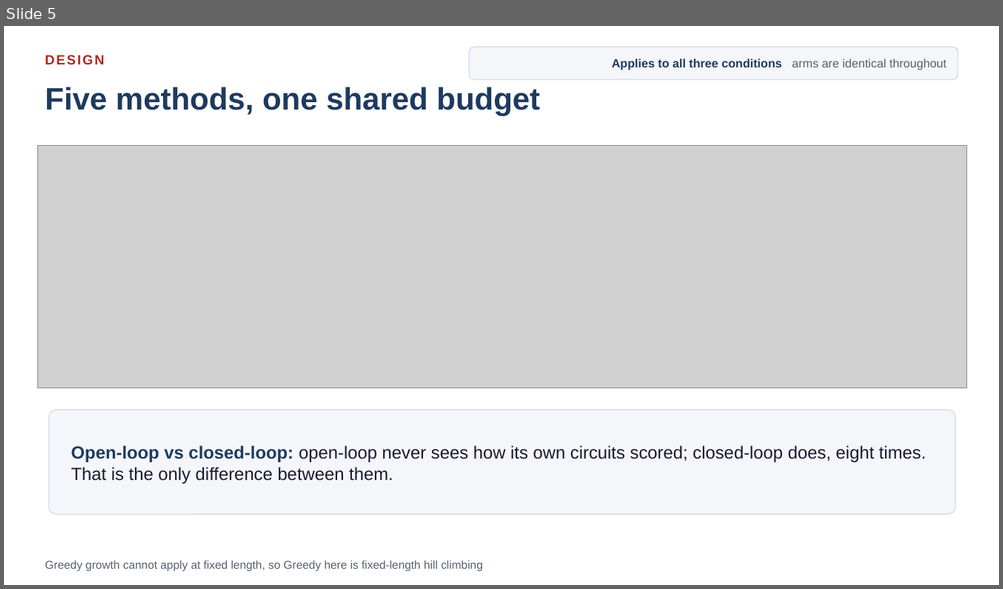
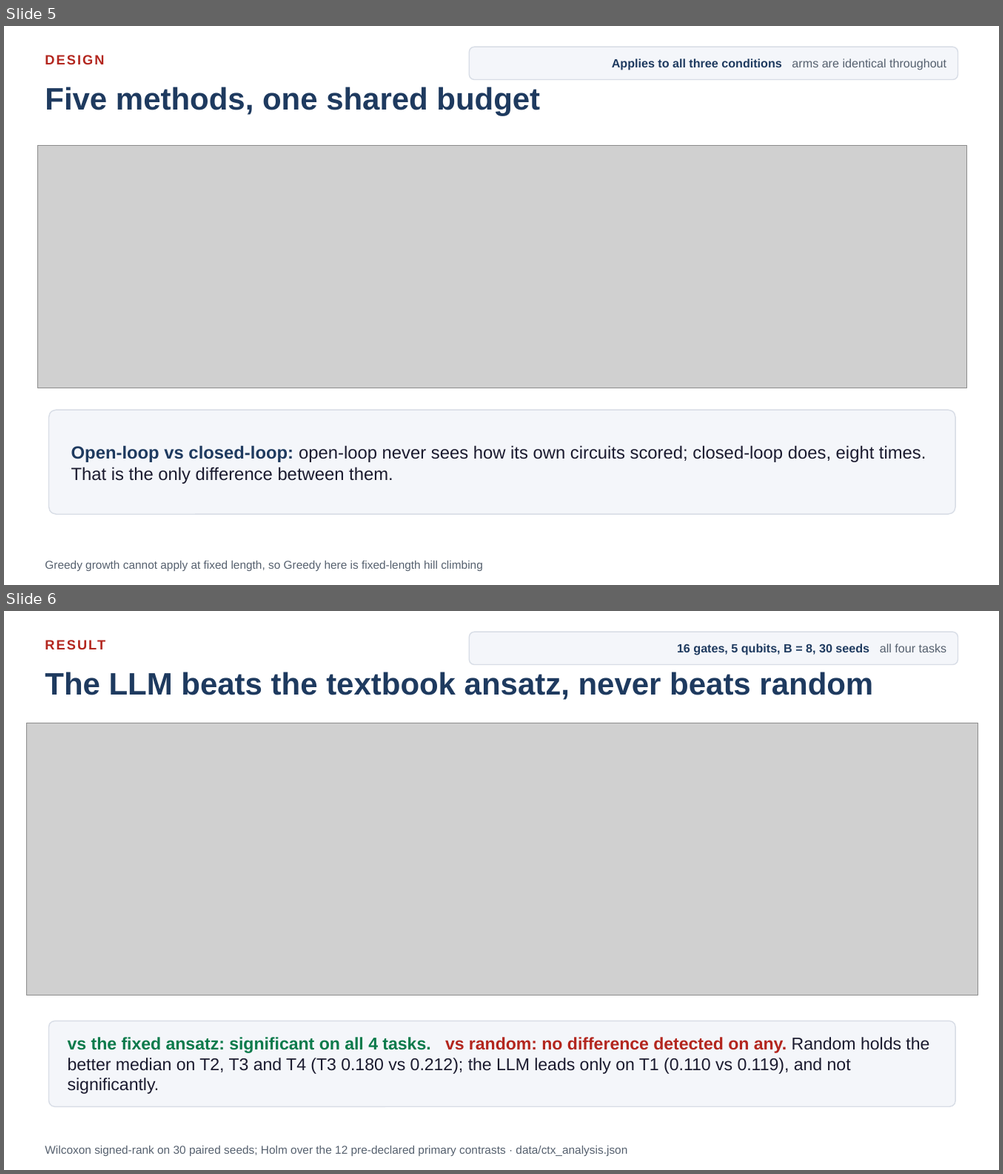
Before and after one commit to dorakingx/llm-vqc, a slide deck: docs/presentation/mini5/20260731_GSoC_mini5.pptx. Shown one above the other, each under a label of ours: slide 5 before the commit, slides 5 and 6 after it. The pictures are 1003x589 and 1003x1174 pixels, drawn with LibreOffice and Linux fonts; fonts in the diff are those of the drawing; grey boxes stand for pictures. Boxes give left, top, right and bottom in pixels: in the first picture for what was removed or moved away, otherwise in the second. Text is boxed around its words. In the diff, an @@ line names an element or a change of style, - is before the commit and + after.

```diff
--- a/docs/presentation/mini5/20260731_GSoC_mini5.pptx
+++ b/docs/presentation/mini5/20260731_GSoC_mini5.pptx
@@ slide 6 added at [4,611,999,1170], background #FFFFFF @@
@@ rounded rectangle added at [469,632,958,665], fill #F4F6FA, outline #D8DDE6 1 pt @@
@@ text added at [45,633,958,655], 13 pt, text #B3261E, bold @@
+RESULT
@@ text added at [677,644,947,655], 11.5 pt, text #1E3A5F, bold @@
+16 gates, 5 qubits, B = 8, 30 seeds all four tasks
@@ text added at [45,672,873,700], 30 pt, text #1E3A5F, bold @@
+The LLM beats the textbook ansatz, never beats random
@@ picture added at [26,723,978,995] @@
@@ rounded rectangle added at [48,1022,956,1107], fill #F4F6FA, outline #D8DDE6 1 pt @@
@@ text added at [68,1037,929,1094], 16.5 pt, text #1A1A2E @@
+vs the fixed ansatz: significant on all 4 tasks. vs random: no difference detected on any. Random holds the better median on T2, T3 and T4 (T3 0.180 vs 0.212); the LLM leads only on T1 (0.110 vs 0.119), and not significantly.
@@ text added at [45,1146,627,1156], 11 pt, text #55606E @@
+Wilcoxon signed-rank on 30 paired seeds; Holm over the 12 pre-declared primary contrasts · data/ctx_analysis.json
```
Also in this commit, not shown: 2 slides changed, 1 other slide added, 2 slides removed, 9 other files.
